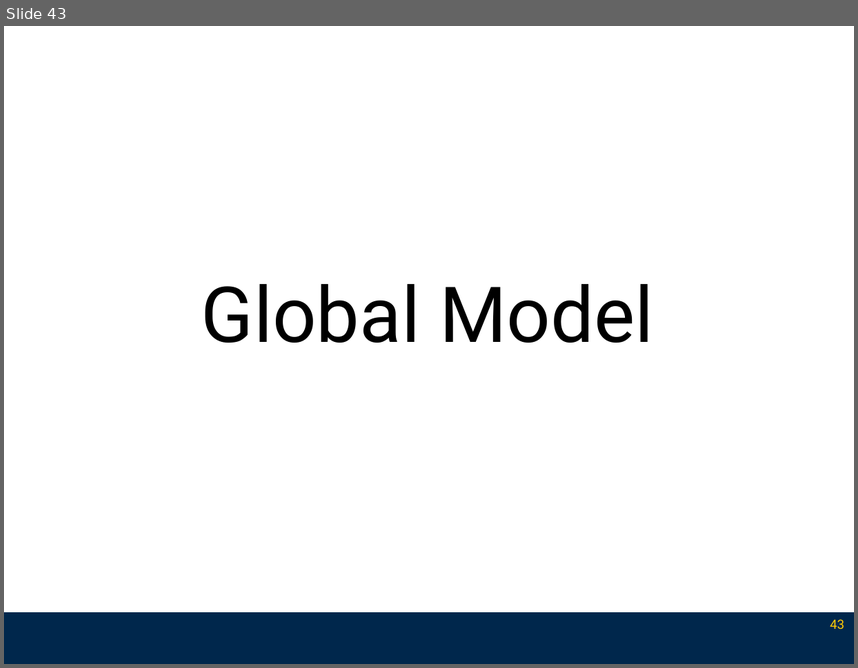
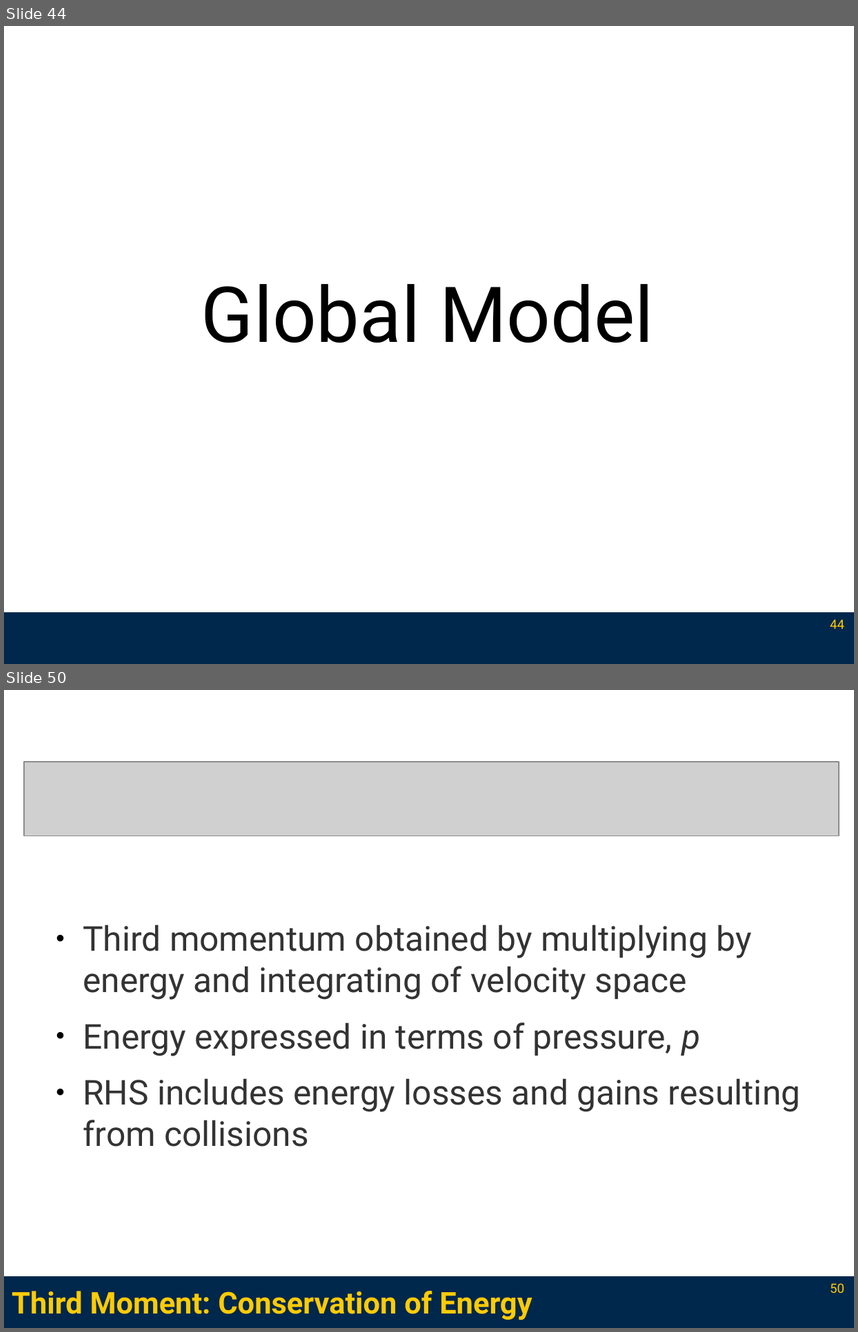
Before and after one commit to l3enny/dissertation, a slide deck: defense/presentation_annotated.odp. Shown one above the other, each under a label of ours: slide 43 before the commit, slides 44 and 50 after it; the slides between them are not shown. The pictures are 858x668 and 858x1332 pixels, drawn with LibreOffice and Linux fonts; fonts in the diff are those of the drawing; grey boxes stand for pictures. Boxes give left, top, right and bottom in pixels: in the first picture for what was removed or moved away, otherwise in the second. Text is boxed around its words. In the diff, an @@ line names an element or a change of style, - is before the commit and + after.

```diff
--- a/defense/presentation_annotated.odp
+++ b/defense/presentation_annotated.odp
@@ slide 50 added at (x1=4, y1=690, x2=854, y2=1328), background #FFFFFF; not listed: 1 template element that a slide beside it also shows @@
@@ picture added at (x1=24, y1=762, x2=839, y2=836) @@
@@ text added at (x1=83, y1=925, x2=800, y2=1147), 32 pt, text #333333 @@
+● Third momentum obtained by multiplying by energy and integrating of velocity space
+● Energy expressed in terms of pressure, p
+● RHS includes energy losses and gains resulting from collisions
@@ page number added at (x1=830, y1=1283, x2=844, y2=1294), 12 pt, text #FFCB05 @@
+50
@@ title added at (x1=12, y1=1291, x2=532, y2=1321), 28 pt, text #FFCB05, bold @@
+Third Moment: Conservation of Energy
@@ what was slide 43 is now slide 44 @@
@@ page number at (x1=830, y1=619, x2=844, y2=629): text changed @@
-43
+44
```
Also in this commit, not shown: 1 slide changed, 22 other slides added, 4 slides removed, 20 other files.
